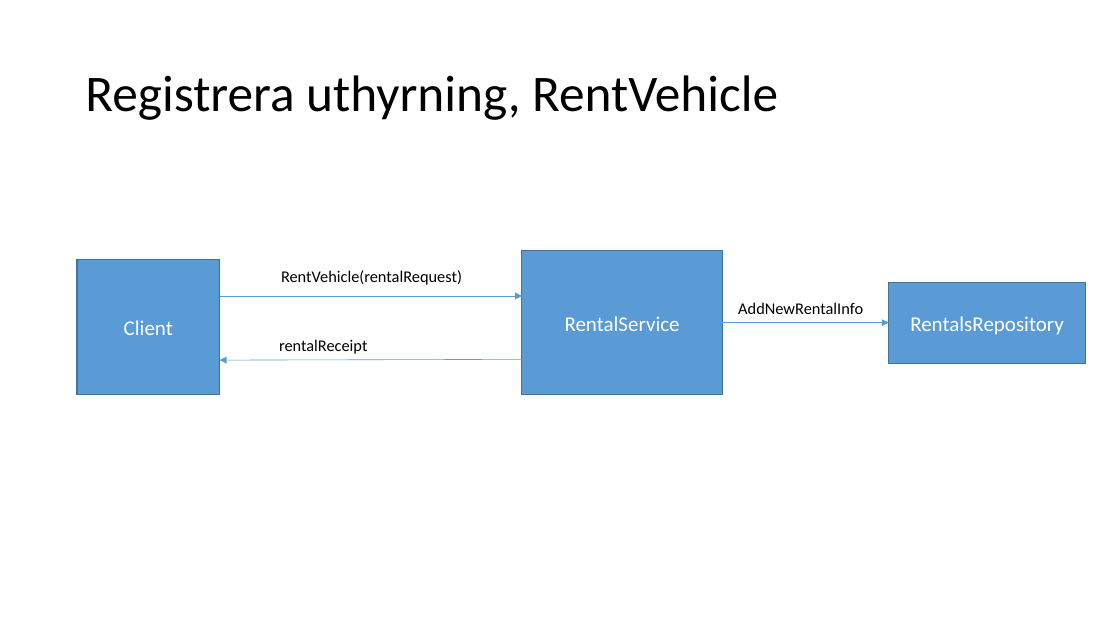
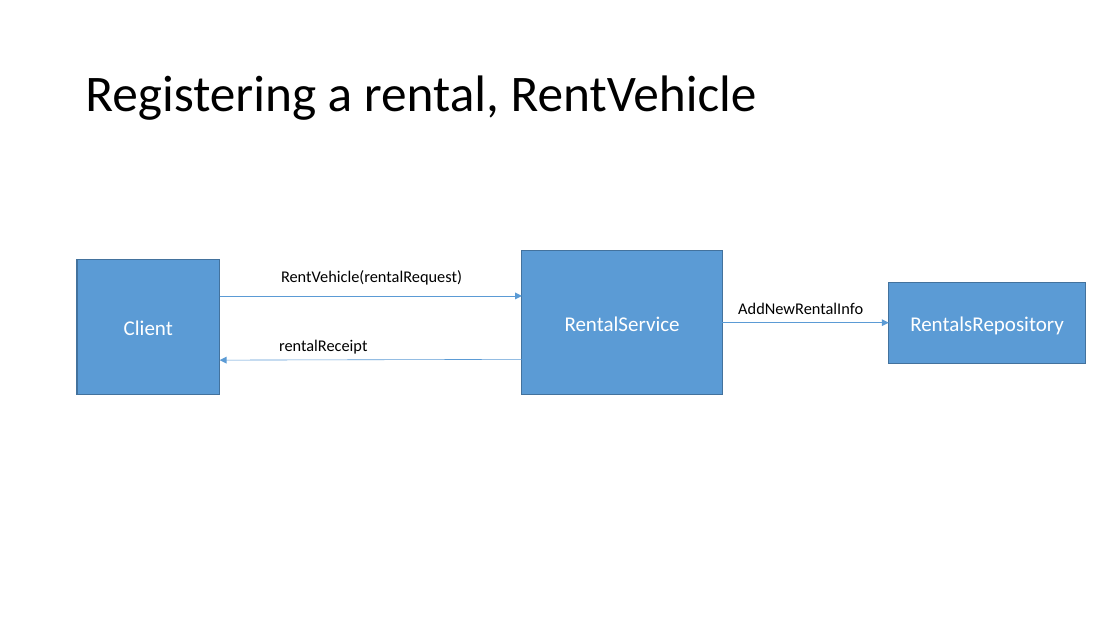
Before and after one commit to LarsBergqvist/CarRentalService, a slide deck: slide 5 of CarRentalService - Lars Bergqvist.pptx. Drawn at 1120x630 pixels with LibreOffice and Linux fonts; fonts in the diff are those of the drawing. Boxes give left, top, right and bottom in pixels: in the first picture for what was removed or moved away, otherwise in the second. Text is boxed around its words. In the diff, an @@ line names an element or a change of style, - is before the commit and + after.

```diff
--- a/CarRentalService - Lars Bergqvist.pptx
+++ b/CarRentalService - Lars Bergqvist.pptx
@@ title at bbox=[85, 75, 757, 120]: text changed @@
-Registrera uthyrning, RentVehicle
+Registering a rental, RentVehicle
```
Also in this commit, not shown: 9 other slides changed, 4 slides added, 3 slides removed, 1 other file.
